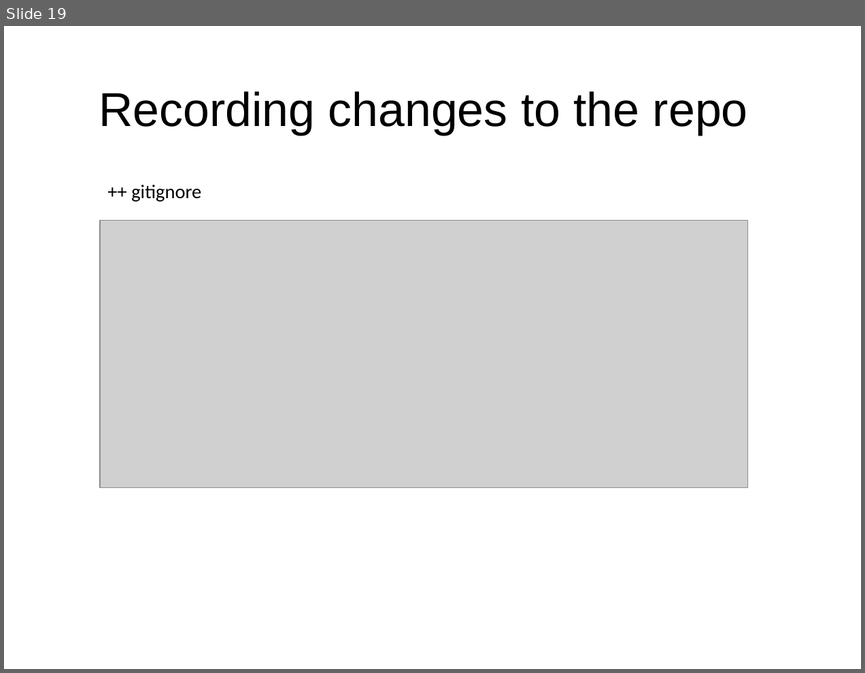
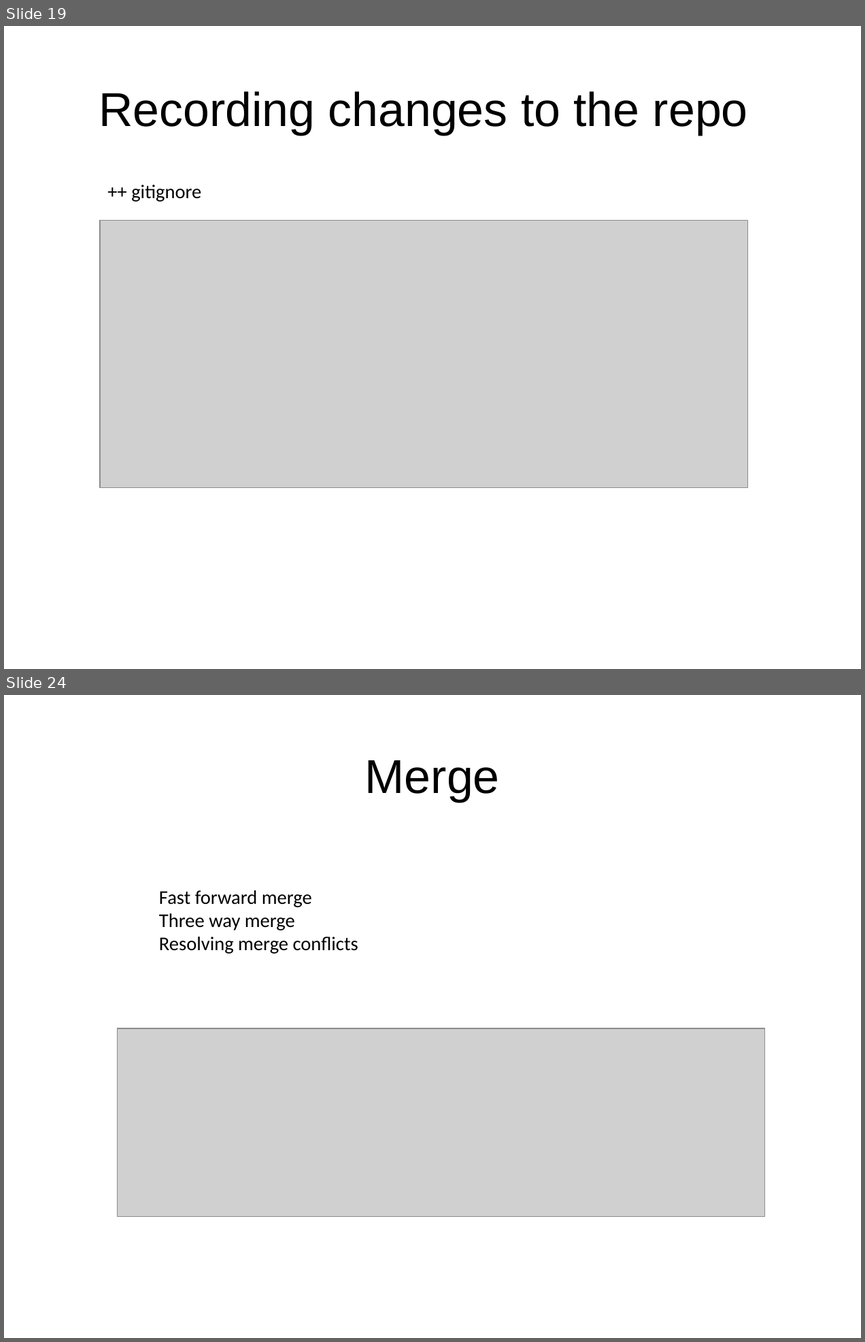
Before and after one commit to rosiv-git-trainings/docs, a slide deck: prezentacja.odp. Shown one above the other, each under a label of ours: slide 19 before the commit, slides 19 and 24 after it; the slides between them are not shown. The pictures are 865x673 and 865x1342 pixels, drawn with LibreOffice and Linux fonts; fonts in the diff are those of the drawing; grey boxes stand for pictures; background and template pictures are left out. Boxes give left, top, right and bottom in pixels: in the first picture for what was removed or moved away, otherwise in the second. Text is boxed around its words. In the diff, an @@ line names an element or a change of style, - is before the commit and + after.

```diff
--- a/prezentacja.odp
+++ b/prezentacja.odp
@@ slide 24 added at [4, 695, 861, 1338], background picture (left out) @@
@@ title added at [365, 760, 500, 802], 44 pt, text #000000 @@
+Merge
@@ text added at [159, 890, 358, 953], 18 pt, text #000000 @@
+– Fast forward merge
+– Three way merge
+– Resolving merge conflicts
@@ picture added at [118, 1029, 765, 1217] @@
```
Also in this commit, not shown: 1 slide changed, 14 other slides added, 1 slide removed, 2 other files.
